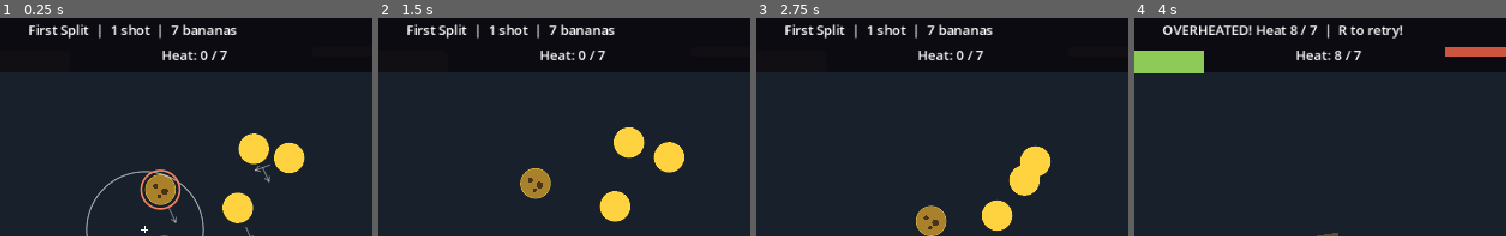
Above: before the commit, frames 1-4 (left to right).
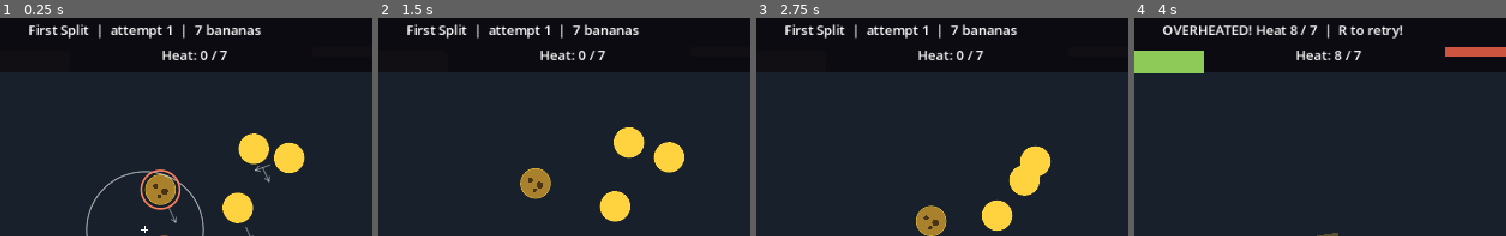
Above: after the commit, the same moments.

Repository: UnderstoodUseYourUsernameHere/banana-fission
Game: Godot game, scene res://scenes/main.tscn
The game is run twice, just before and just after one commit, with the same random seed, the same clock (stepped at 60 frames per second) and the same inputs.
Inputs (mouse positions are % of the whole screen's width and height, from its top left):
- Up to frame 1 (0.25 s): no input
- Up to frame 2 (1.5 s): click "Retry! (R)" at 0.5 s; click "Retry! (R)" at 1.25 s
- Up to frame 3 (2.75 s): click "Retry! (R)" at 2 s
- Up to frame 4 (4 s): tap Enter at 2.75 s; move the mouse to (74, 43) at 2.77 s; press the mouse at (74, 43) at 2.78 s; hold Right 2.78-3.5 s; release the mouse at (74, 43) at 3.5 s; drag from (28, 54) to (45, 69) at 3.52 s
The pictures show only the part of the screen within x 31-81%, y 0-50%; the shares and areas given below are measured in that part.

The runs differ from the first frame. In frame 1, 1.1% of the frame differs, in the area x 29-71%, y 2-10%; in frame 2, 1.1%; in frame 3, 1.1%; in frame 4, nothing differs.

Commit message:
feat: track attempts and persist progress with ConfigFile

Diff:
--- a/scenes/levels/level_02.tscn
+++ b/scenes/levels/level_02.tscn
@@ -17,15 +17,11 @@
 reaction_radius = 160.0
 power_yield = 3
 heat_yield = 4
-drift_speed = 14.0
+drift_speed = 45.0
 start_angle_degrees = 22.0
 
 [node name="Banana2" parent="." unique_id=71259297 instance=ExtResource("2_c5o3r")]
 position = Vector2(488, 199)
-kind = 1
-reaction_radius = 160.0
-power_yield = 3
-heat_yield = 4
 drift_speed = 100.0
 start_angle_degrees = 65.0
 
--- a/scripts/main.gd
+++ b/scripts/main.gd
@@ -55,6 +55,7 @@
 	if state != RoundState.AIMING:
 		return
 
+	Progress.record_attempt()
 	state = RoundState.REACTING
 	aim.active = false
 	intro.visible = false
@@ -145,6 +146,8 @@
 
 	active_pulses.clear()
 	continue_button.visible = _won()
+	if _won():
+		Progress.record_clear()
 	_update_status()
 
 func _update_status() -> void:
@@ -152,7 +155,7 @@
 
 	match state:
 		RoundState.AIMING:
-			status.text = "%s  |  1 shot  |  %d bananas" % [level.title, bananas.size()]
+			status.text = "%s  |  attempt %d  |  %d bananas" % [level.title, Progress.attempts_for(Progress.current_level) + 1, bananas.size()]
 		RoundState.REACTING:
 			status.text = "Bananas splitting... %d / %d split" % [split_count, bananas.size()]
 		RoundState.COMPLETE:
--- a/scripts/progress.gd
+++ b/scripts/progress.gd
@@ -1,10 +1,49 @@
 extends Node
+
+const SAVE_PATH := "user://progress.cfg"
 
 var levels: Array[PackedScene] = [preload("res://scenes/levels/level_01.tscn"), preload("res://scenes/levels/level_02.tscn")]
 var current_level: int = 0
+var highest_cleared: int = -1
+var attempts: Dictionary = {}
 
 func level_count() -> int:
 	return levels.size()
 
 func is_last_level() -> bool:
 	return current_level >= levels.size() - 1
+
+func _ready() -> void:
+	load_progress()
+
+func is_unlocked(index: int) -> bool:
+	return index <= highest_cleared + 1
+
+func attempts_for(index: int) -> int:
+	return attempts.get(index, 0)
+
+func record_attempt() -> void:
+	attempts[current_level] = attempts_for(current_level) + 1
+	save_progress()
+
+func record_clear() -> void:
+	highest_cleared = maxi(highest_cleared, current_level)
+	save_progress()
+
+func reset_all() -> void:
+	highest_cleared = -1
+	attempts.clear()
+	save_progress()
+
+func save_progress() -> void:
+	var config := ConfigFile.new()
+	config.set_value("progress", "highest_cleared", highest_cleared)
+	config.set_value("progress", "attempts", attempts)
+	config.save(SAVE_PATH)
+
+func load_progress() -> void:
+	var config := ConfigFile.new()
+	if config.load(SAVE_PATH) != OK:
+		return
+	highest_cleared = config.get_value("progress", "highest_cleared", -1)
+	attempts = config.get_value("progress", "attempts", {})
